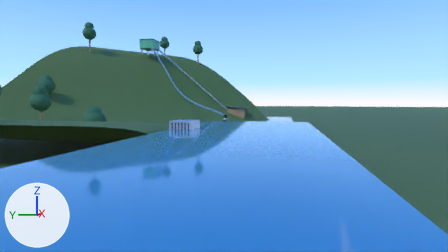
Two versions of the Blender file engineering/design/machineB_v3_flythrough.blend, one commit apart.
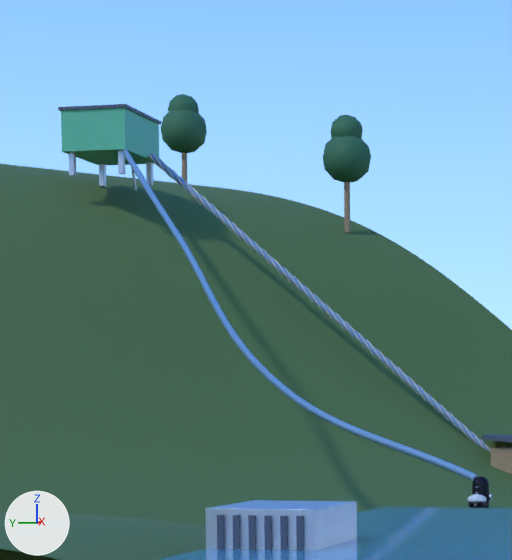
The first picture shows the older version from the file's camera 'Camera'. The close-ups show the older and then the newer version on the part from 28% to 52% of the width and 7% to 52% of the height of that picture. Only the edits that show in the close-ups are written down. Arrows for +X, +Y and +Z are at lower left; the lights stay in place.

Names of what the first close-up shows: 'fol_4_0', 'fol_5_0', 'fol_5_1', 'intake_box', 'penstock', 'rise_pipe', 'river_upper', 'sky_dome', 'tank_body', 'tank_leg_0', 'tank_leg_1', 'tank_leg_2', 'tank_leg_3', 'tank_overflow', 'tank_rim', 'terrain' and 20 more.
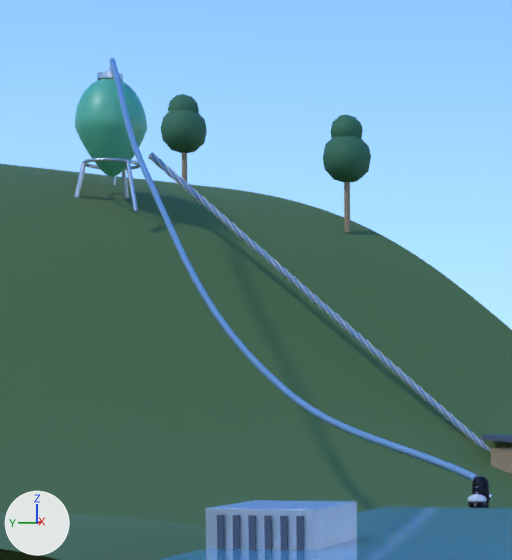
Not visible in the close-ups: 'inlet_fall'.

What differs and where, as boxes [x1, y1, x2, y2] in the close-ups (512 x 560 px):
'rise_pipe', reshaped (27% taller): before [121, 149, 478, 481]; after [109, 58, 478, 481]
'tank_body', deleted (cyan): before [61, 108, 159, 165]
'tank_egg', added (cyan): after [75, 78, 147, 176]
'tank_rim', deleted: before [58, 104, 161, 124]
'tank_cradle_ring', added: after [83, 158, 140, 170]
'cradle_leg_2', added: after [126, 160, 138, 212]
'tank_leg_2', deleted: before [69, 152, 76, 176]
'cradle_leg_1', added: after [74, 162, 87, 197]
'tank_leg_3', deleted: before [99, 164, 106, 187]
'tank_leg_0', deleted: before [118, 150, 126, 174]
'tank_leg_1', deleted: before [146, 162, 153, 185]
'tank_collar', added: after [97, 71, 123, 81]
'cradle_leg_0', added (mostly hidden): after [122, 170, 129, 198]
'tank_overflow', deleted: before [131, 167, 137, 191]
'overflow_c', added (mostly hidden): after [113, 176, 116, 186]

Diff of the bpy script that builds the scene:
```diff
--- a/engineering/design/machineB_v3_flythrough.blend.py
+++ b/engineering/design/machineB_v3_flythrough.blend.py
@@ cu_risepipe @@
 _sp = cu_risepipe.splines.new('BEZIER'); _sp.bezier_points.add(3)
-_sp.bezier_points.foreach_set('co', [15.12, -3.1, 1.45, 17.5, 1.5, 3.2, 21.5, 5.5, 7.0, 25.0, 8.6, 10.0])
-_sp.bezier_points.foreach_set('handle_left', [14.19, -4.896, 0.767, 16.39, -0.0526, 2.246, 19.88, 3.976, 5.539, 23.63, 7.39, 8.829])
-_sp.bezier_points.foreach_set('handle_right', [16.05, -1.304, 2.133, 18.89, 3.435, 4.389, 22.82, 6.742, 8.191, 26.37, 9.81, 11.17])
+_sp.bezier_points.foreach_set('co', [15.12, -3.1, 1.45, 17.5, 1.5, 3.2, 22.0, 6.5, 8.6, 25.22, 8.8, 12.1])
+_sp.bezier_points.foreach_set('handle_left', [14.19, -4.896, 0.767, 16.46, -0.0497, 2.168, 20.09, 4.784, 6.422, 23.96, 7.902, 10.73])
+_sp.bezier_points.foreach_set('handle_right', [16.05, -1.304, 2.133, 19.15, 3.945, 4.828, 23.17, 7.551, 9.934, 26.48, 9.698, 13.47])
 for _p, _l, _r in zip(_sp.bezier_points, ['AUTO', 'AUTO', 'AUTO', 'AUTO'], ['AUTO', 'AUTO', 'AUTO', 'AUTO']): _p.handle_left_type = _l; _p.handle_right_type = _r
@@ cu_overflow_c @@
+cu_overflow_c = bpy.data.curves.new('overflow_c', 'CURVE')
+cu_overflow_c.dimensions = '3D'
+_sp = cu_overflow_c.splines.new('BEZIER'); _sp.bezier_points.add(2)
+_sp.bezier_points.foreach_set('co', [26.35, 9.3, 11.2, 26.85, 9.5, 10.35, 27.1, 9.7, 8.75])
+_sp.bezier_points.foreach_set('handle_left', [26.15, 9.222, 11.53, 26.72, 9.436, 10.72, 27.0, 9.622, 9.375])
+_sp.bezier_points.foreach_set('handle_right', [26.55, 9.378, 10.87, 27.06, 9.604, 9.758, 27.2, 9.778, 8.125])
+for _p, _l, _r in zip(_sp.bezier_points, ['AUTO', 'AUTO', 'AUTO'], ['AUTO', 'AUTO', 'AUTO']): _p.handle_left_type = _l; _p.handle_right_type = _r
+cu_overflow_c.materials.append(mat_galvanized)
+cu_overflow_c.bevel_resolution = 3
+cu_overflow_c.bevel_depth = 0.035
+cu_overflow_c.fill_mode = 'FULL'
@@ cu_inlet_fall @@
+cu_inlet_fall = bpy.data.curves.new('inlet_fall', 'CURVE')
+cu_inlet_fall.dimensions = '3D'
+_sp = cu_inlet_fall.splines.new('BEZIER'); _sp.bezier_points.add(2)
+_sp.bezier_points.foreach_set('co', [25.22, 8.8, 12.08, 25.38, 8.92, 11.95, 25.52, 9.0, 11.78])
+_sp.bezier_points.foreach_set('handle_left', [25.16, 8.753, 12.13, 25.32, 8.88, 12.01, 25.47, 8.969, 11.85])
+_sp.bezier_points.foreach_set('handle_right', [25.28, 8.847, 12.03, 25.44, 8.959, 11.89, 25.57, 9.031, 11.71])
+for _p, _l, _r in zip(_sp.bezier_points, ['AUTO', 'AUTO', 'AUTO'], ['AUTO', 'AUTO', 'AUTO']): _p.handle_left_type = _l; _p.handle_right_type = _r
+cu_inlet_fall.materials.append(mat_foam)
+cu_inlet_fall.bevel_resolution = 3
+cu_inlet_fall.bevel_depth = 0.035
+cu_inlet_fall.fill_mode = 'FULL'
+cu_inlet_fall.use_fill_caps = True
@@ ob_tank_body @@
-ob_tank_body = bpy.data.objects.new('tank_body', me_cube_059)
@@ ob_tank_rim @@
-ob_tank_rim = bpy.data.objects.new('tank_rim', me_cube_060)
@@ ob_tank_leg_0 @@
-ob_tank_leg_0 = bpy.data.objects.new('tank_leg_0', me_cube_062)
@@ ob_tank_leg_1 @@
-ob_tank_leg_1 = bpy.data.objects.new('tank_leg_1', me_cube_063)
@@ ob_tank_leg_2 @@
-ob_tank_leg_2 = bpy.data.objects.new('tank_leg_2', me_cube_064)
@@ ob_tank_leg_3 @@
-ob_tank_leg_3 = bpy.data.objects.new('tank_leg_3', me_cube_065)
@@ ob_tank_overflow @@
-ob_tank_overflow = bpy.data.objects.new('tank_overflow', me_cylinder_038)
@@ ob_overflow_c @@
+ob_overflow_c = bpy.data.objects.new('overflow_c', cu_overflow_c)
+ob_overflow_c.location = (0.0, 0.0, 0.0)
@@ ob_inlet_fall @@
+ob_inlet_fall = bpy.data.objects.new('inlet_fall', cu_inlet_fall)
+ob_inlet_fall.location = (0.0, 0.0, 0.0)
@@ ob_cradle_leg_2 @@
+ob_cradle_leg_2 = bpy.data.objects.new('cradle_leg_2', me_cylinder_004)  # a 12-sided cylinder along z spanning x -0.06..0.06, y -0.06..0.06, z -0.695..0.695
+ob_cradle_leg_2.location = (25.06, 8.23, 8.76)
+ob_cradle_leg_2.rotation_euler = (2.902, 0.0, -0.524)  # degrees (166, 0, -30)
@@ ob_cradle_leg_1 @@
+ob_cradle_leg_1 = bpy.data.objects.new('cradle_leg_1', me_cylinder_004.copy())
+ob_cradle_leg_1.location = (25.06, 9.77, 8.76)
+ob_cradle_leg_1.rotation_euler = (-0.24, -3.142, 0.524)  # degrees (-14, -180, 30)
@@ ob_cradle_leg_0 @@
+ob_cradle_leg_0 = bpy.data.objects.new('cradle_leg_0', me_cylinder_004.copy())
+ob_cradle_leg_0.location = (26.39, 9.0, 8.76)
+ob_cradle_leg_0.rotation_euler = (2.902, 0.0, 1.571)  # degrees (166, 0, 90)
@@ ob_tank_cradle_ring @@
+ob_tank_cradle_ring = bpy.data.objects.new('tank_cradle_ring', me_torus)  # a torus around z (ring radius 0.72, tube radius 0.04) spanning x -0.77..0.77, y -0.77..0.77, z -0.05..0.05
+ob_tank_cradle_ring.location = (25.5, 9.0, 9.43)
@@ ob_tank_collar @@
+ob_tank_collar = bpy.data.objects.new('tank_collar', me_cylinder)  # a 24-sided cylinder along z spanning x -0.34..0.34, y -0.34..0.34, z -0.08..0.08
+ob_tank_collar.location = (25.5, 9.0, 11.73)
@@ ob_tank_egg @@
+ob_tank_egg = bpy.data.objects.new('tank_egg', me_sphere)  # 738 vertices, 768 faces; spans x -1.0..1.0, y -1.0..1.0, z -1.0..1.0
+ob_tank_egg.location = (25.5, 9.0, 10.4)
+ob_tank_egg.scale = (0.95, 0.95, 1.3)
```
